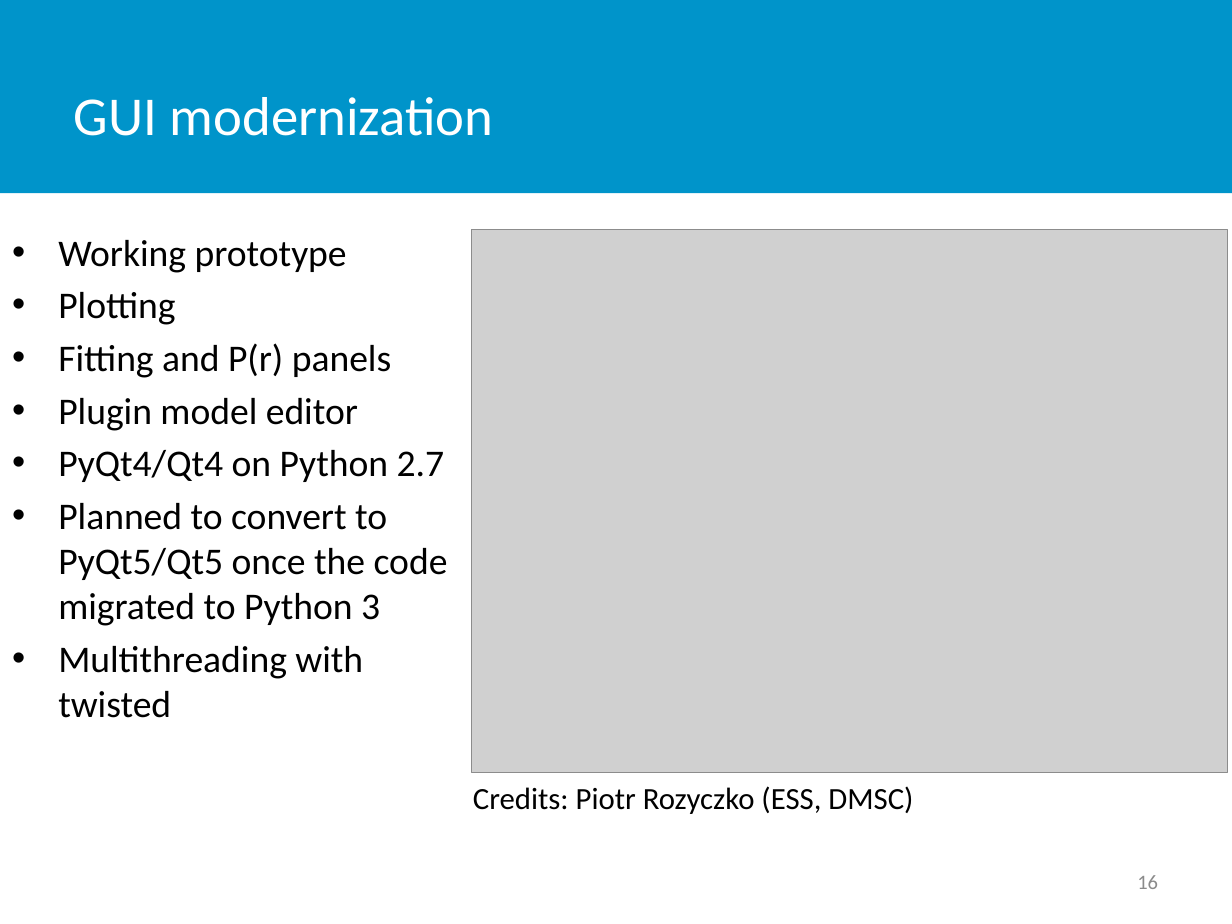
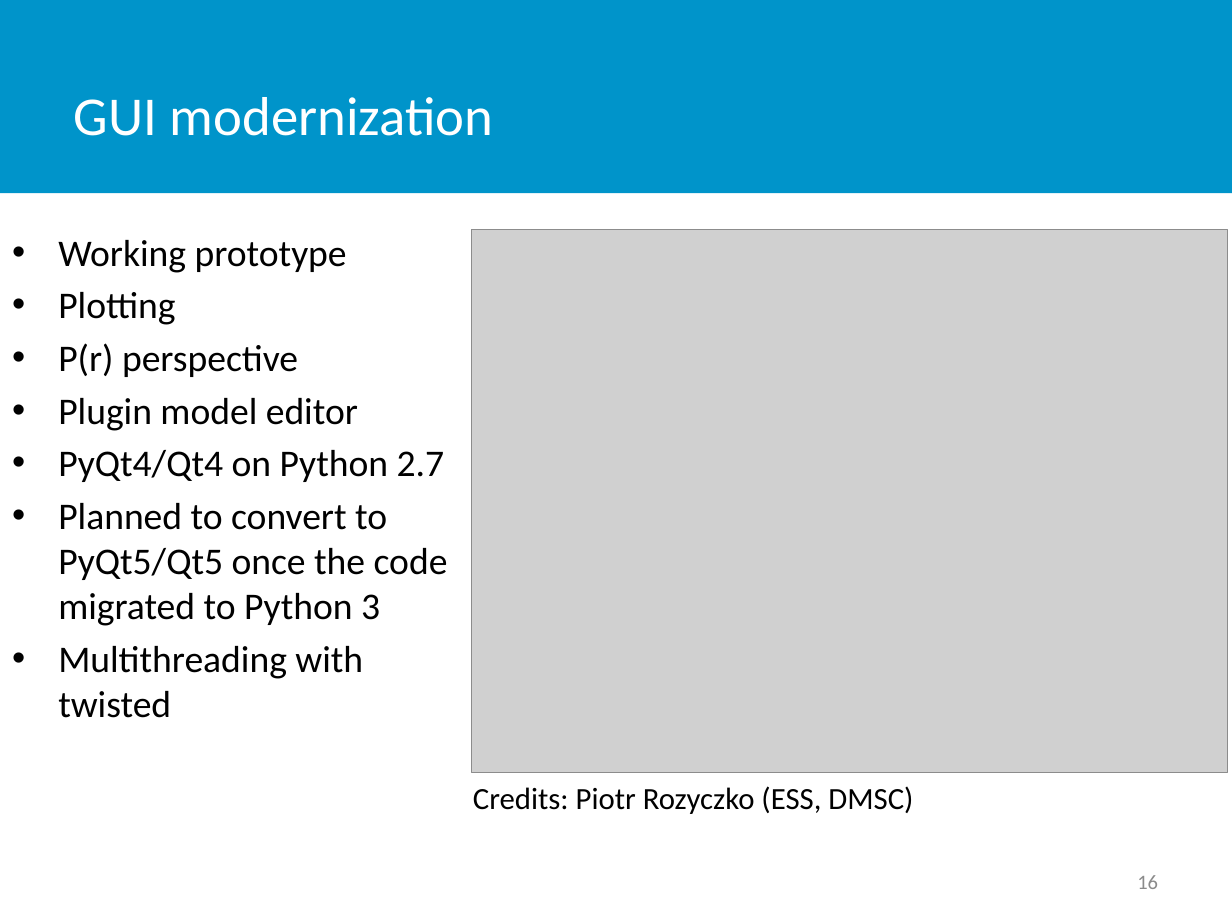
Before and after one commit to SasView/documents, a slide deck: slide 16 of Presentations/NoBugs-WP/NoBugsReducedSize.pptx. Drawn at 1232x924 pixels with LibreOffice and Linux fonts; fonts in the diff are those of the drawing; grey boxes stand for pictures; background and template pictures are left out. Boxes give left, top, right and bottom in pixels: in the first picture for what was removed or moved away, otherwise in the second. Text is boxed around its words. In the diff, an @@ line names an element or a change of style, - is before the commit and + after.

```diff
--- a/Presentations/NoBugs-WP/NoBugsReducedSize.pptx
+++ b/Presentations/NoBugs-WP/NoBugsReducedSize.pptx
@@ text at (58,343,298,377): text changed @@
-• Fitting and P(r) panels
+• P(r) perspective
```
Also in this commit, not shown: 8 other slides changed, 1 other file.
